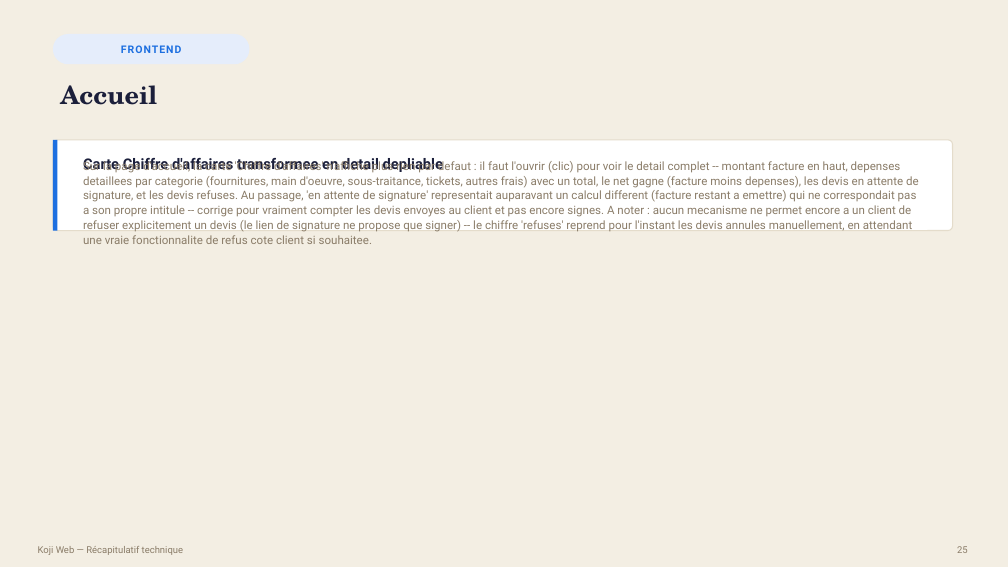
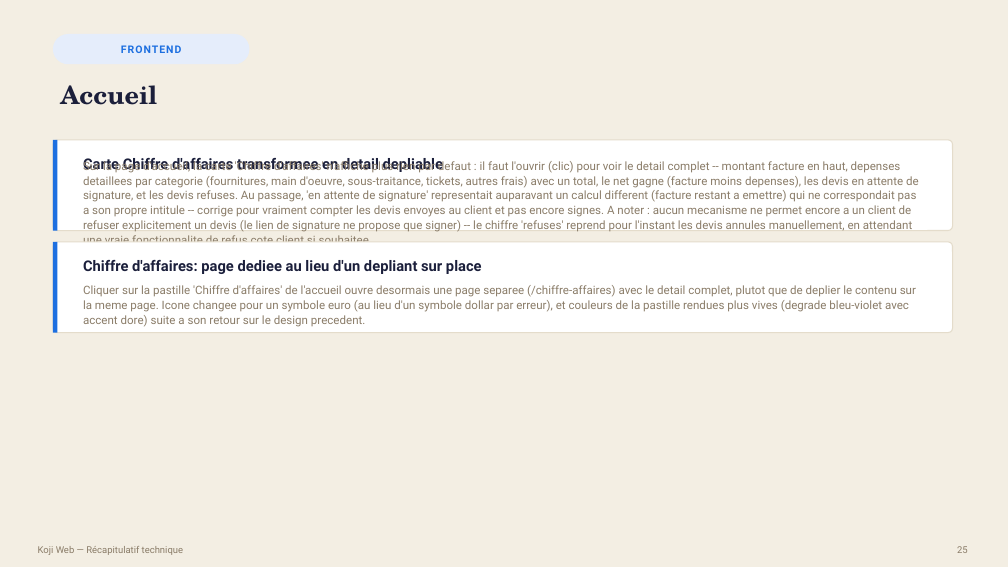
Before and after one commit to bouhouchimira-prog/web-app-Koji, a slide deck: slide 25 of docs/manager-recap/Recap-Koji-Manager.pptx. Drawn at 1008x567 pixels with LibreOffice and Linux fonts; fonts in the diff are those of the drawing. Boxes give left, top, right and bottom in pixels: in the first picture for what was removed or moved away, otherwise in the second. Text is boxed around its words. In the diff, an @@ line names an element or a change of style, - is before the commit and + after.

```diff
--- a/docs/manager-recap/Recap-Koji-Manager.pptx
+++ b/docs/manager-recap/Recap-Koji-Manager.pptx
@@ rounded rectangle added at bbox=[53, 242, 953, 333], fill #FFFFFF, outline #E4DCCB 1 pt @@
@@ rectangle added at bbox=[53, 242, 57, 333], fill #1D6FE0 @@
@@ text added at bbox=[83, 260, 482, 274], 14 pt, text #1B1F3B, bold @@
+Chiffre d'affaires: page dediee au lieu d'un depliant sur place
@@ text added at bbox=[83, 285, 916, 327], 11 pt, text #8A7C68 @@
+Cliquer sur la pastille 'Chiffre d'affaires' de l'accueil ouvre desormais une page separee (/chiffre-affaires) avec le detail complet, plutot que de deplier le contenu sur la meme page. Icone changee pour un symbole euro (au lieu d'un symbole dollar par erreur), et couleurs de la pastille rendues plus vives (degrade bleu-violet avec accent dore) suite a son retour sur le design precedent.
```
Also in this commit, not shown: 2 other slides changed, 4 other files.
